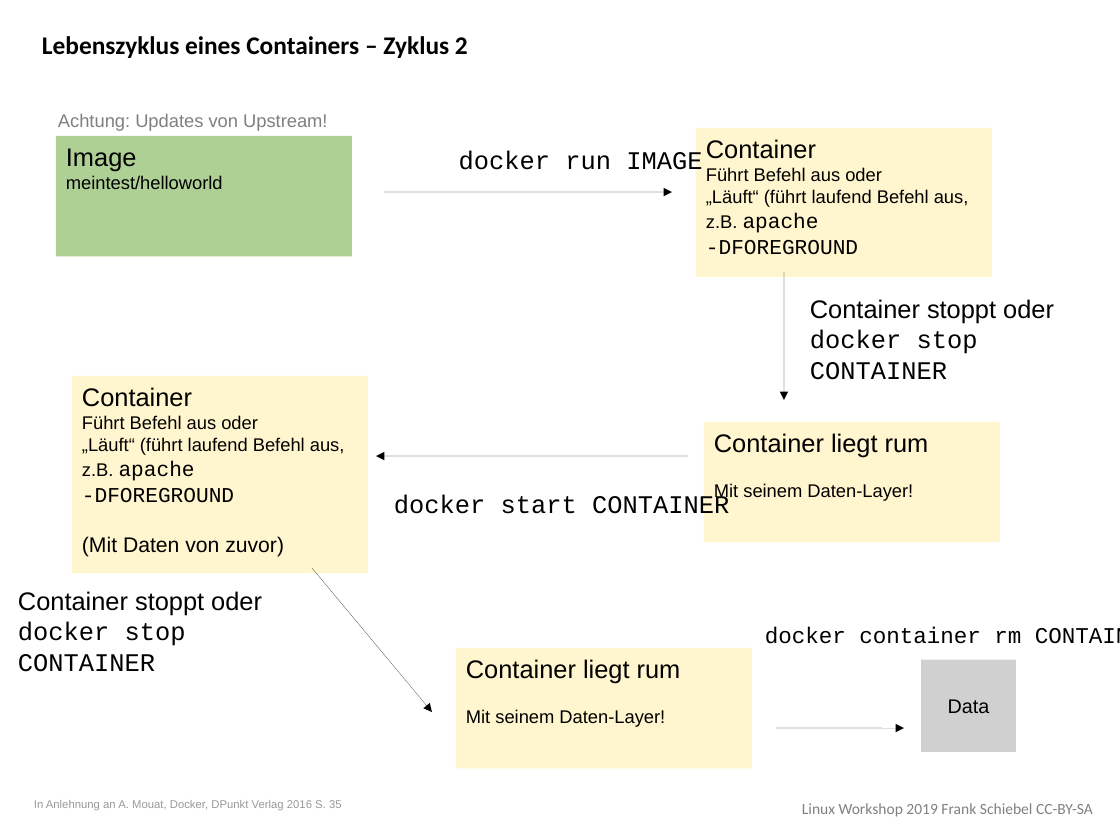
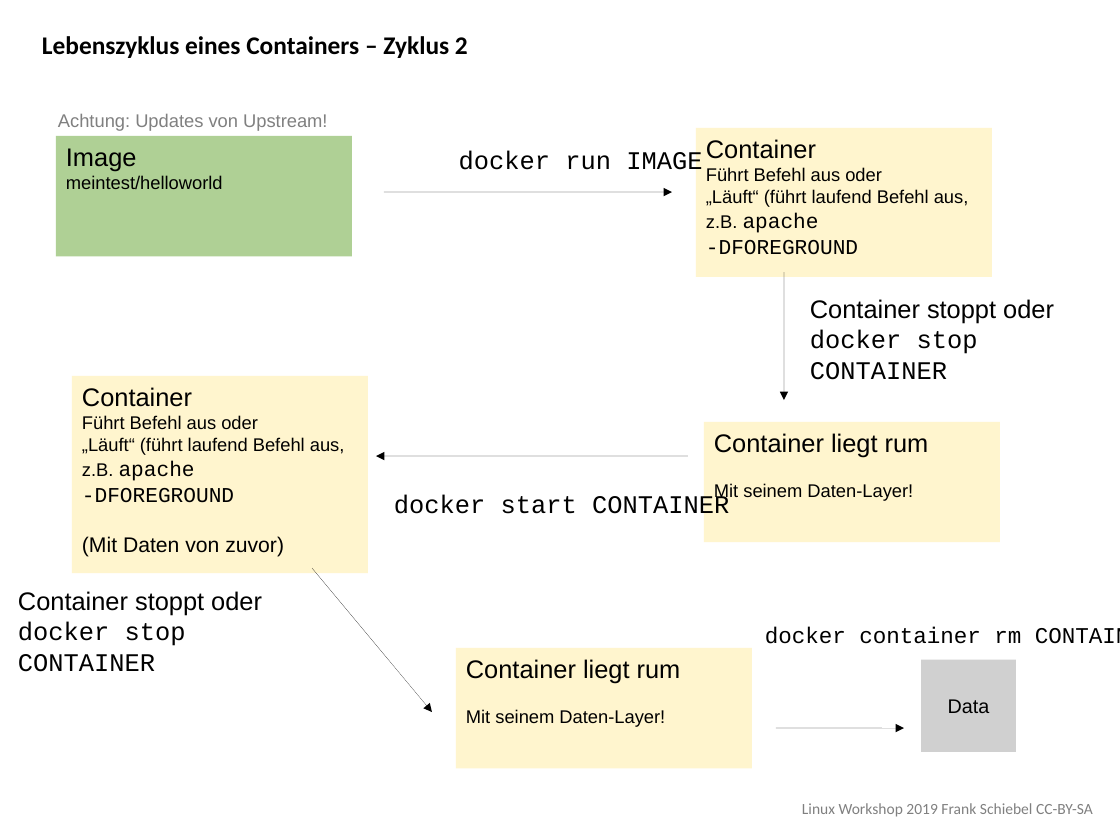
Before and after one commit to ironiemix/lfb-linuxworkshop2019, a slide deck: slide 4 of docker/linux_workshop_docker.odp. Drawn at 1120x840 pixels with LibreOffice and Linux fonts; fonts in the diff are those of the drawing; grey boxes stand for pictures. Boxes give left, top, right and bottom in pixels: in the first picture for what was removed or moved away, otherwise in the second. Text is boxed around its words. In the diff, an @@ line names an element or a change of style, - is before the commit and + after.

```diff
--- a/docker/linux_workshop_docker.odp
+++ b/docker/linux_workshop_docker.odp
@@ text removed at [34, 800, 342, 810] @@
-In Anlehnung an A. Mouat, Docker, DPunkt Verlag 2016 S. 35
```
Also in this commit, not shown: 2 other slides changed, 1 slide added, 1 other file.
